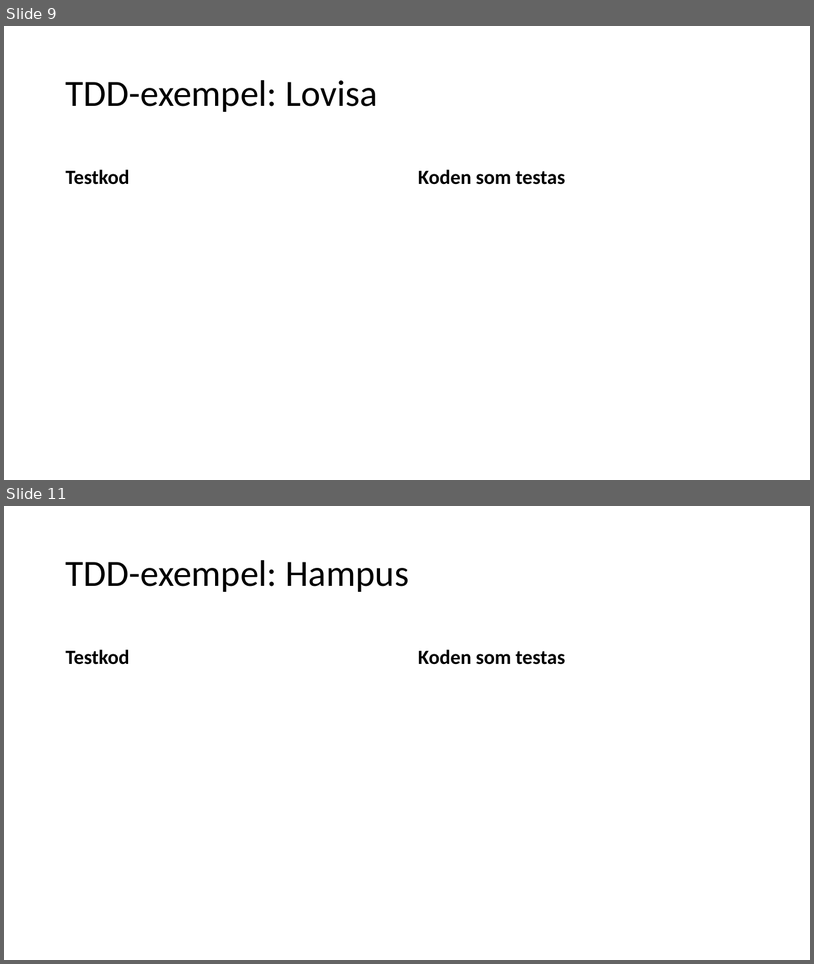
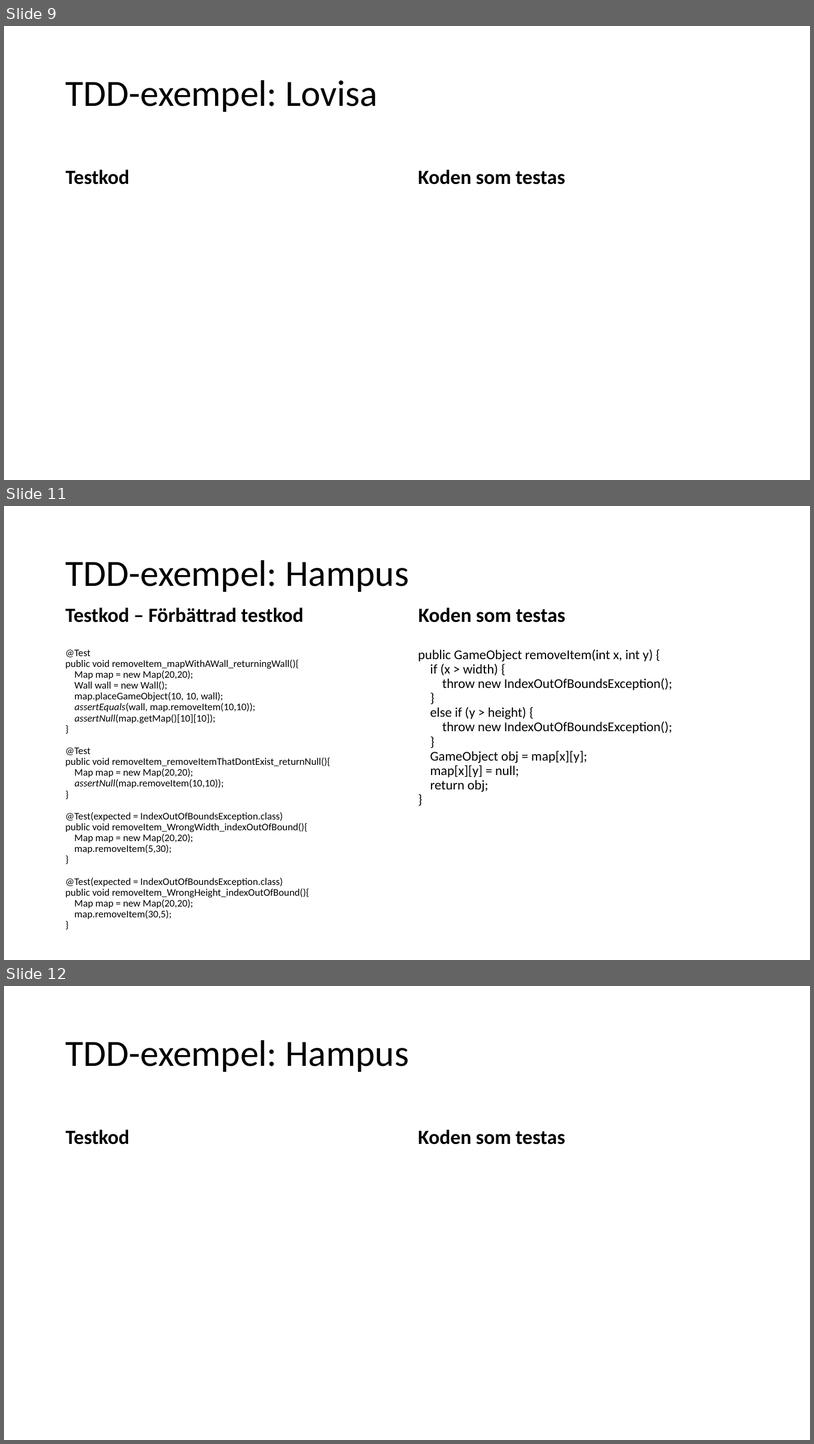
Before and after one commit to hampusidstam/InteGame, a slide deck: docs/Slutredovisning_grp5_v8.pptx. Shown one above the other, each under a label of ours: slides 9 and 11 before the commit, slides 9, 11 and 12 after it; the slides between them are not shown. The pictures are 814x964 and 814x1444 pixels, drawn with LibreOffice and Linux fonts; fonts in the diff are those of the drawing. Boxes give left, top, right and bottom in pixels: in the first picture for what was removed or moved away, otherwise in the second. Text is boxed around its words. In the diff, an @@ line names an element or a change of style, - is before the commit and + after.

```diff
--- a/docs/Slutredovisning_grp5_v8.pptx
+++ b/docs/Slutredovisning_grp5_v8.pptx
@@ slide 11 added at box(4, 506, 810, 960), background #FFFFFF @@
@@ title added at box(66, 560, 409, 592), 44 pt, text #000000 @@
+TDD-exempel: Hampus
@@ text added at box(65, 607, 303, 622), 24 pt, text #000000, bold @@
+Testkod – Förbättrad testkod
@@ text added at box(419, 607, 566, 622), 24 pt, text #000000, bold @@
+Koden som testas
@@ text added at box(65, 649, 330, 919), 12 pt, text #000000 @@
+@Test
+public void removeItem_mapWithAWall_returningWall(){
+Map map = new Map(20,20);
+Wall wall = new Wall();
+map.placeGameObject(10, 10, wall);
+assertEquals(wall, map.removeItem(10,10));
+assertNull(map.getMap()[10][10]);
+}
+@Test
+public void removeItem_removeItemThatDontExist_returnNull(){
+Map map = new Map(20,20);
+assertNull(map.removeItem(10,10));
+}
+@Test(expected = IndexOutOfBoundsException.class)
+public void removeItem_WrongWidth_indexOutOfBound(){
+Map map = new Map(20,20);
+map.removeItem(5,30);
+}
+@Test(expected = IndexOutOfBoundsException.class)
+public void removeItem_WrongHeight_indexOutOfBound(){
+Map map = new Map(20,20);
+map.removeItem(30,5);
+}
@@ text added at box(418, 649, 673, 792), 16 pt, text #000000 @@
+public GameObject removeItem(int x, int y) {
+if (x > width) {
+throw new IndexOutOfBoundsException();
+}
+else if (y > height) {
+throw new IndexOutOfBoundsException();
+}
+GameObject obj = map[x][y];
+map[x][y] = null;
+return obj;
+}
@@ what was slide 11 is now slide 12 @@
```
Also in this commit, not shown: 1 slide changed.
